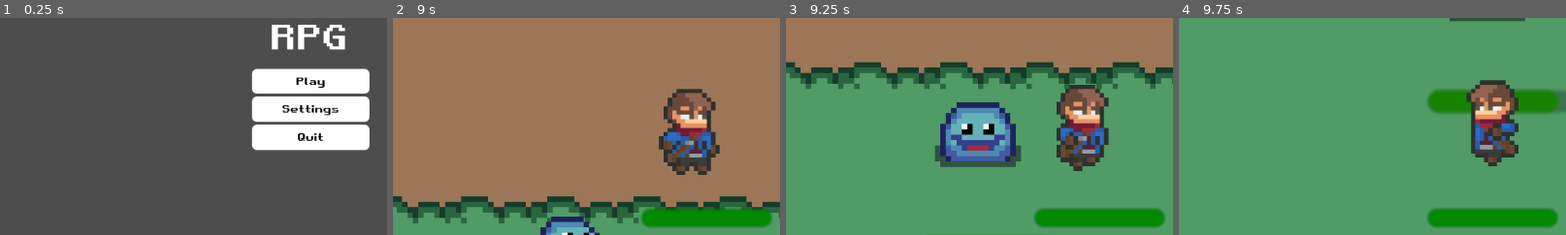
Above: before the commit, frames 1-4 (left to right).
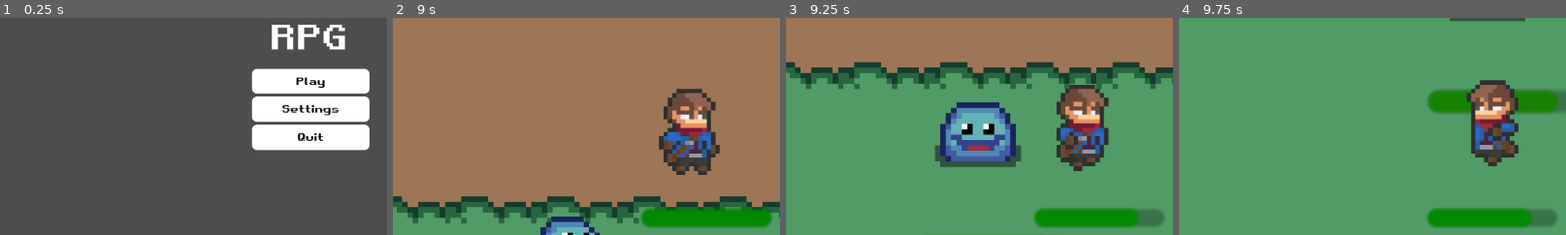
Above: after the commit, the same moments.

Repository: NoahP1608/CS-NEA
Game: Godot game, scene res://main_menu.tscn
Same seed, same stepped clock (60 frames per second), same inputs: the game is played once before the commit and once after it.
Inputs:
- Up to frame 1 (0.25 s): no input
- Up to frame 2 (9 s): click "Play" at 0.5 s; tap Enter at 1.25 s; hold Right (ui_right) 1.28-2.03 s; hold Space (attack) 1.28-2.03 s; hold Down (ui_down) 2.03-2.78 s; tap Space (attack) at 2.1, 3.6, 5.3, 6.6, 8.1 s; hold Right (ui_right) 2.78-3.53 s; hold Space (attack) 2.78-3.53 s; tap E (talk) at 2.85, 5.1, 7.35 s; hold Up (ui_up) 3.53-4.28 s; hold Space (attack) 4.28-5.03 s; hold Left (ui_left) 4.28-5.78 s; hold Down (ui_down) 5.78-6.53 s; hold Space (attack) 5.78-6.53 s; hold Right (ui_right) 6.53-7.28 s; hold Up (ui_up) 7.28-8.03 s; hold Space (attack) 7.28-8.03 s; hold Right (ui_right) 8.03-8.78 s; hold Down (ui_down) from 8.78 s (still down); hold Space (attack) from 8.78 s (still down)
- Up to frame 3 (9.25 s): keep holding Down (ui_down); keep holding Space (attack)
- Up to frame 4 (9.75 s): release Down (ui_down) at 9.53 s; release Space (attack) at 9.53 s; hold Left (ui_left) from 9.53 s (still down); tap E (talk) at 9.6 s
The pictures show only the part of the screen within x 11-61%, y 29-79%; the shares and areas given below are measured in that part.

Frames 1-2 are identical in both runs. In frame 3, 0.6% of the frame differs, in the area x 89-98%, y 87-97%; in frame 4, 0.6%.

Commit message:
fixing enemy name damage system

Diff:
--- a/Scripts/player.gd
+++ b/Scripts/player.gd
@@ -45,8 +45,11 @@
 	enemy_attack_cooldown = true #timer has gone off so the enemy can now attack again
 
 func _on_playerhitbox_body_entered(body):
-	if body.name == "enemy":
+	if 'enemy' in body.name:
+		print('An enemy is attacking you')
 		enemy_in_attack_range = true #if the enemy collides with the player they can attack
+	else:
+		print('A non enemy is attacking you')
 
 func _on_playerhitbox_body_exited(body):
 	if body.name == "enemy":
